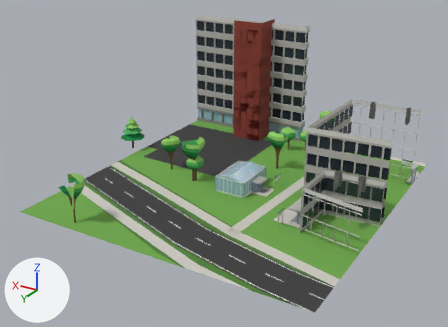
A saved change to the FBX model unity/KatsushikaCampusDays/Assets/Models/Interiors/greenhouse.fbx.
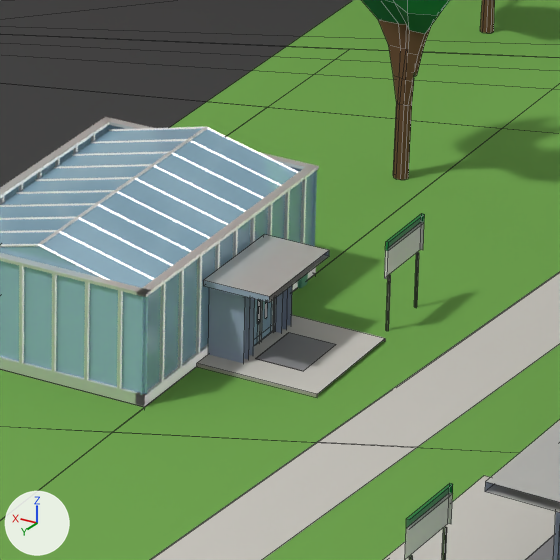
Each version is shown whole from a camera (50 mm lens) standing at (-63.6, 121.5, 61.4) and looking at (2.7, 10.9, 6.1), then close up on the part from 50% to 66% of the width and 44% to 67% of the height. The lights are fixed; the arrows at lower left show +X, +Y and +Z. The last two pictures show the newer version. The close-ups show mesh edges as thin lines. Where no turn or scale is listed for an object, it has been applied to the vertices.

Objects in the first close-up: 'ext_greenhouse', 'ext_greenhouse_trees', 'wall_greenhouse' and 2 more.
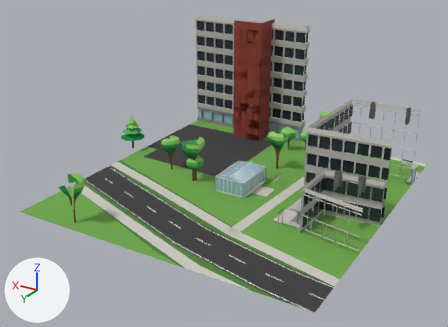
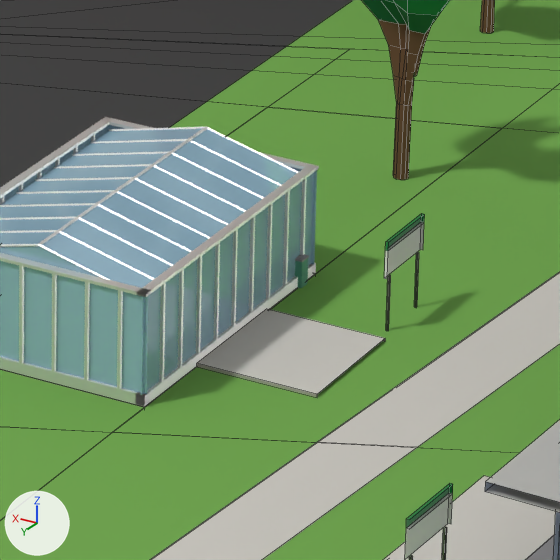
Diff of the bpy script that builds the scene:
```diff
--- a/unity/KatsushikaCampusDays/Assets/Models/Interiors/greenhouse.fbx.py
+++ b/unity/KatsushikaCampusDays/Assets/Models/Interiors/greenhouse.fbx.py
@@ me_ext_greenhouse @@
 # used by ob_ext_greenhouse; location = (0.0, 0.0, 0.0)
-me_ext_greenhouse.from_pydata(...)  # 3173 vertices, 1560 faces; spans x -33.7..33.7, y -27.5..43.2, z 0.0..32.0
+me_ext_greenhouse.from_pydata(...)  # 3061 vertices, 1511 faces; spans x -33.7..33.7, y -27.5..43.2, z 0.0..32.0
+# me_ext_greenhouse part 1: 12 loose pieces with 112 vertices, spanning x -6.7..-3.7, y 6.0..9.8, z 0.0..2.7, are deleted
+# other edits to the shape of me_ext_greenhouse do not show in these pictures
 me_ext_greenhouse.materials.append(mat_stone_dark)
```

What differs and where, as boxes (x1, y1, x2, y2) in the close-ups (560 x 560 px):
part 1 of me_ext_greenhouse, deleted
    before: (203, 234, 336, 371)
